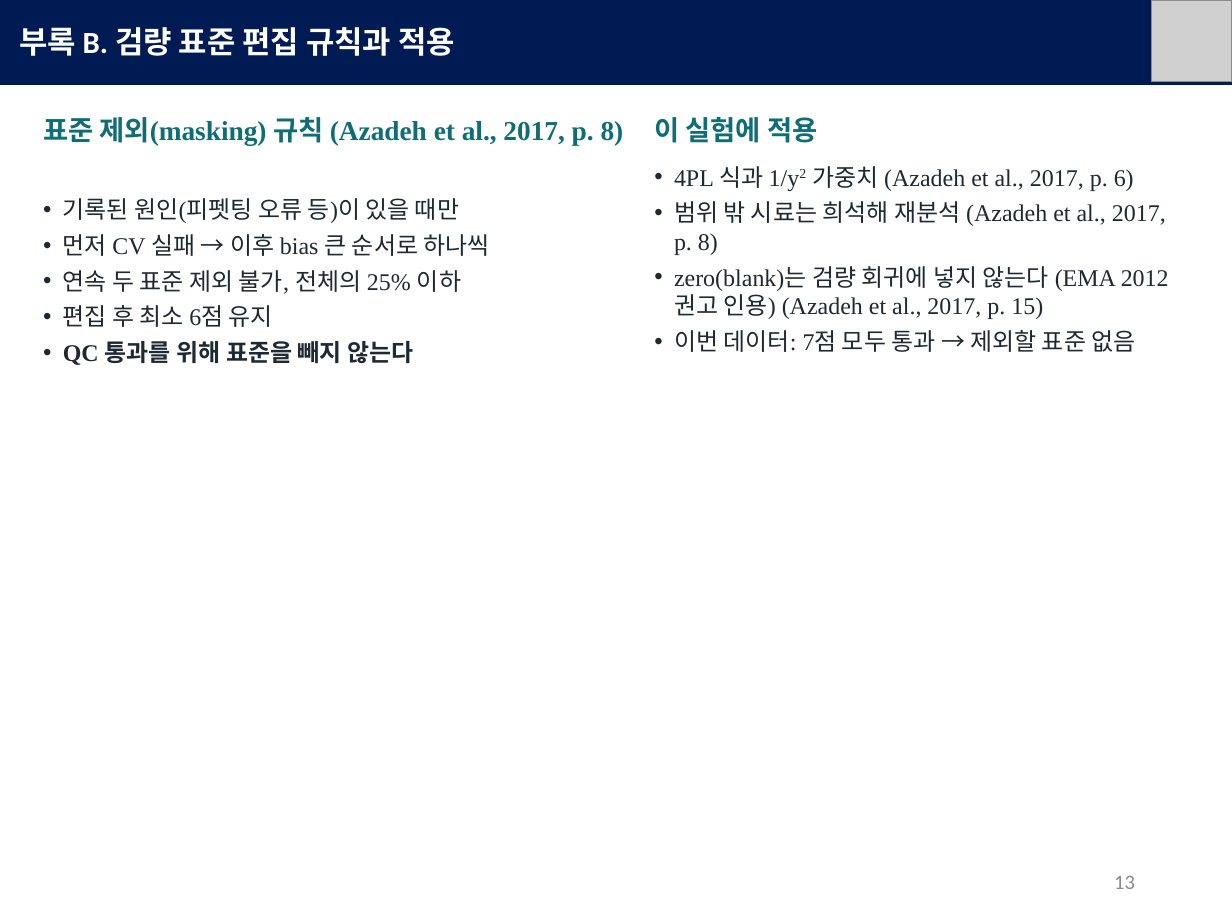
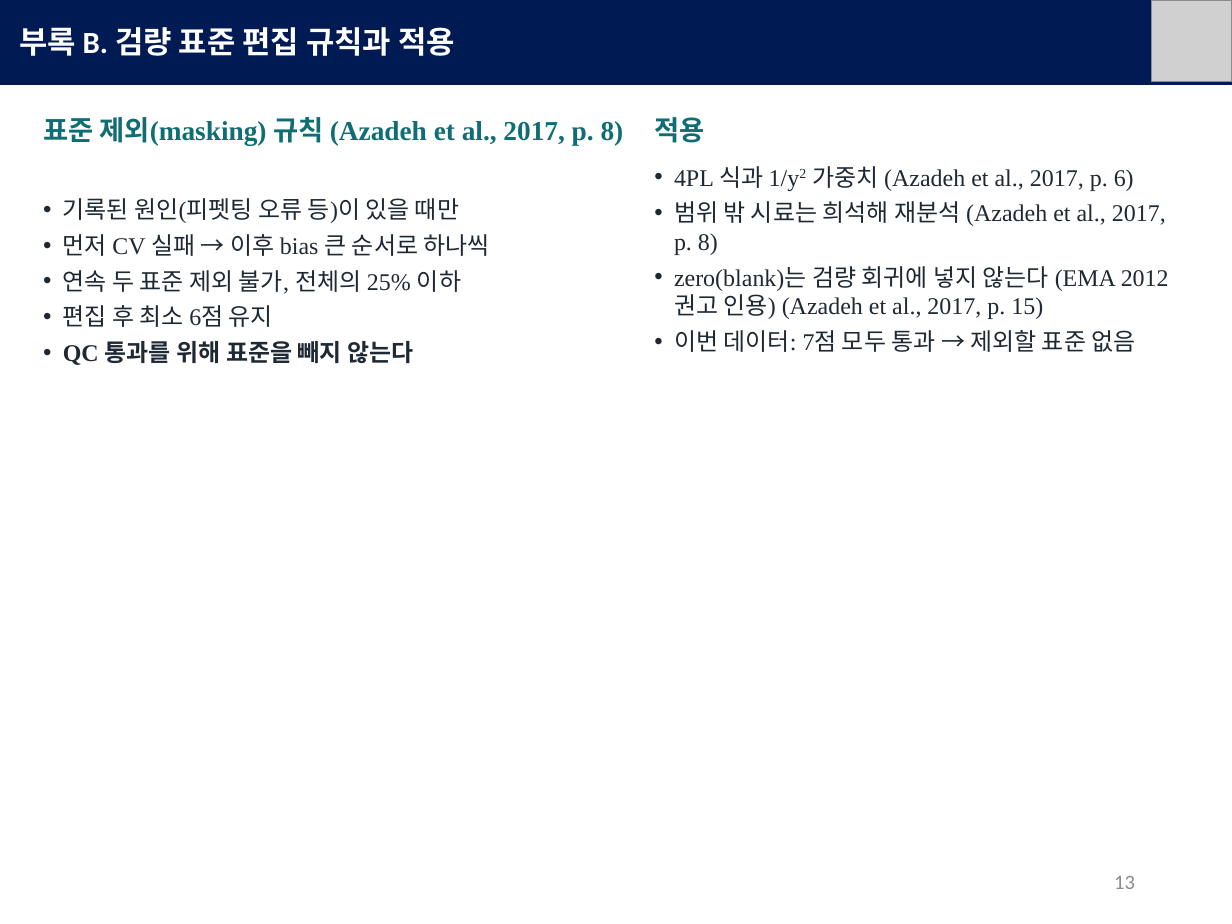
Before and after one commit to mingyu221/office, a slide deck: slide 13 of HPLC_formate_slides_KO.pptx. Drawn at 1232x924 pixels with LibreOffice and Linux fonts; fonts in the diff are those of the drawing; grey boxes stand for pictures. Boxes give left, top, right and bottom in pixels: in the first picture for what was removed or moved away, otherwise in the second. Text is boxed around its words. In the diff, an @@ line names an element or a change of style, - is before the commit and + after.

```diff
--- a/HPLC_formate_slides_KO.pptx
+++ b/HPLC_formate_slides_KO.pptx
@@ text at (x1=654, y1=117, x2=704, y2=143): text changed @@
-이 실험에 적용
+적용
```
Also in this commit, not shown: 3 other slides changed, 3 other files.
